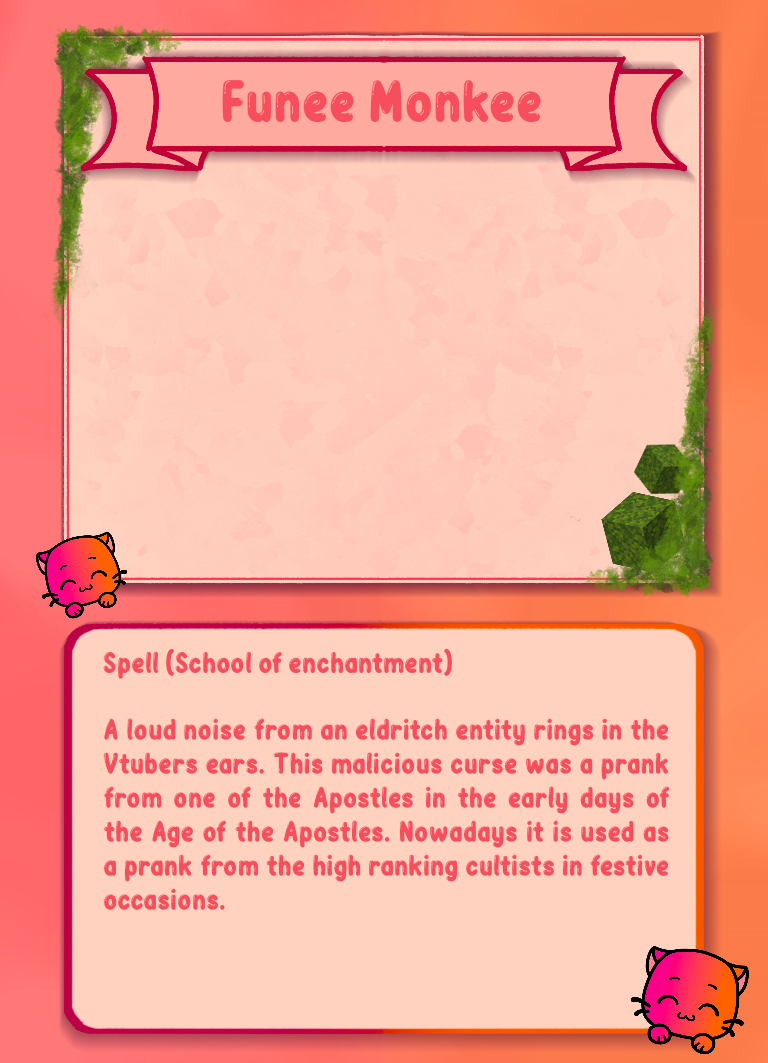
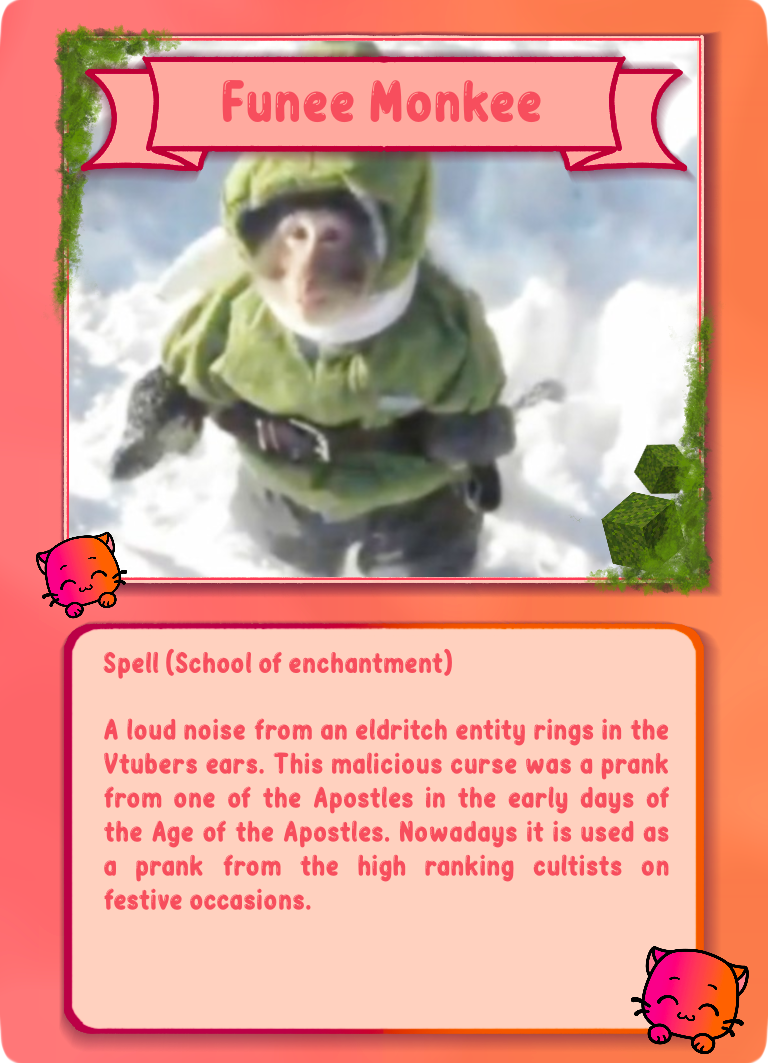
Comparing the layer stacks of the two (768, 1063) images. Changes:
painted on "Spell (School of enchantment) ..." over <box>104,854,669,910</box>
added layer "funnee monkee.jpg" above "plainCardTopTextBox.png #1" over <box>69,41,697,577</box>
painted on "plainCardBackground.png" over <box>0,0,768,1063</box>
